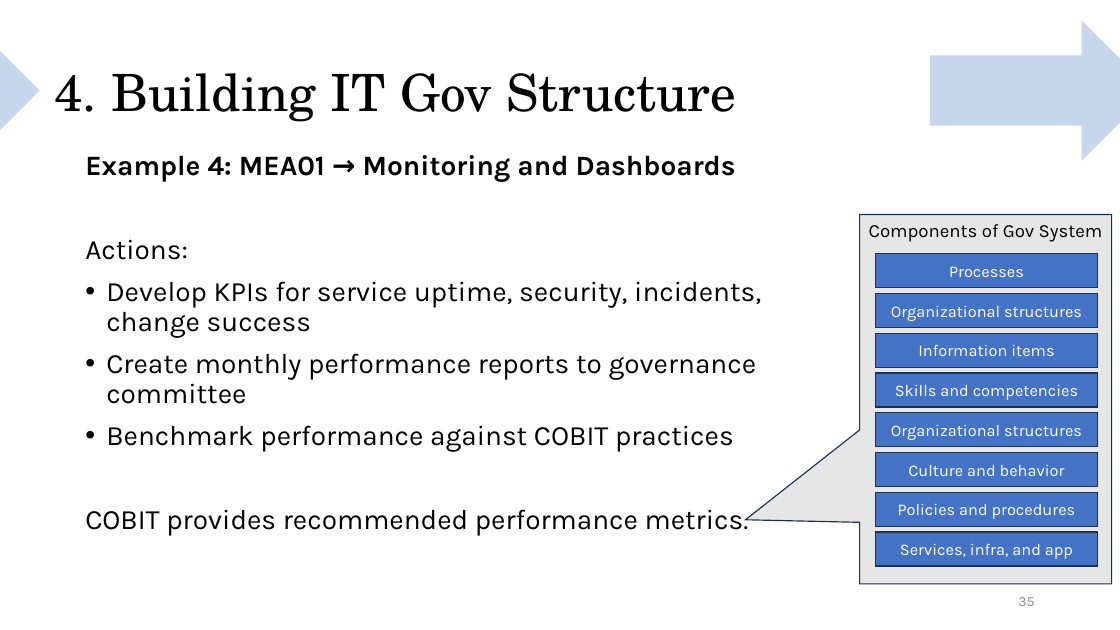
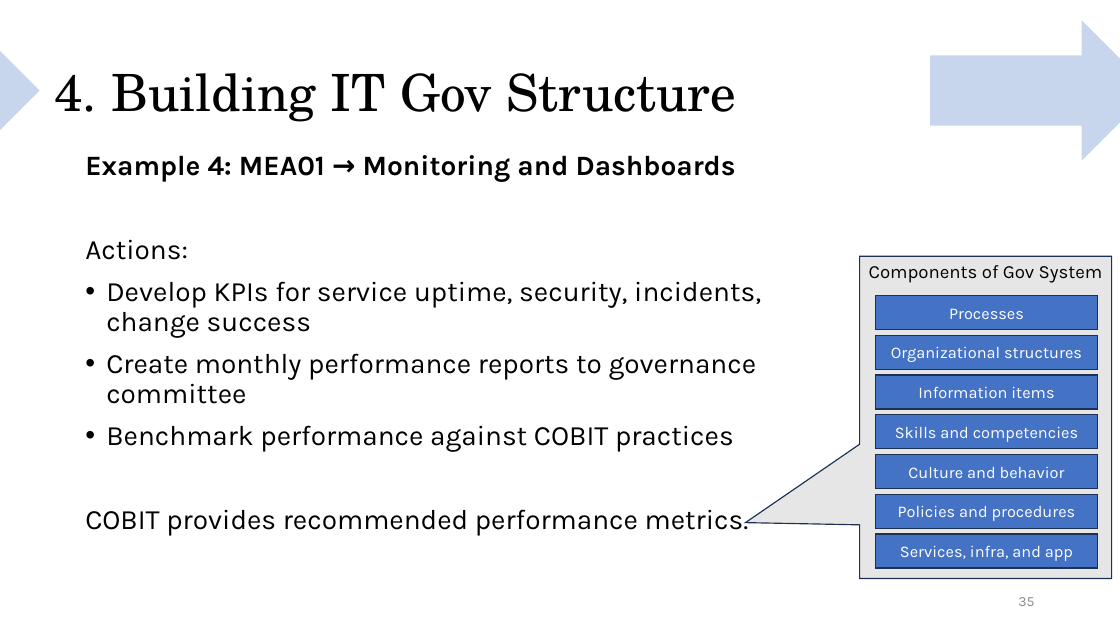
Before and after one commit to irfanradarma/Audit-SI, a slide deck: slide 35 of Slides/02 - IT Governance Audit.pptx. Drawn at 1120x630 pixels with LibreOffice and Linux fonts; fonts in the diff are those of the drawing. Boxes give left, top, right and bottom in pixels: in the first picture for what was removed or moved away, otherwise in the second. Text is boxed around its words. In the diff, an @@ line names an element or a change of style, - is before the commit and + after.

```diff
--- a/Slides/02 - IT Governance Audit.pptx
+++ b/Slides/02 - IT Governance Audit.pptx
@@ speech box "Components of Gov System": place and size @@
-speech box "Components of Gov System" at [860,214,1112,584]
+speech box "Components of Gov System" at [860,256,1112,579]
@@ 4 rectangles: place and size @@
-4 rectangles at [876,254,1098,407]
+4 rectangles at [876,296,1098,449]
@@ rectangle removed at [876,413,1098,446] @@
-Organizational structures
```
Also in this commit, not shown: 3 other slides changed, 2 other files.
